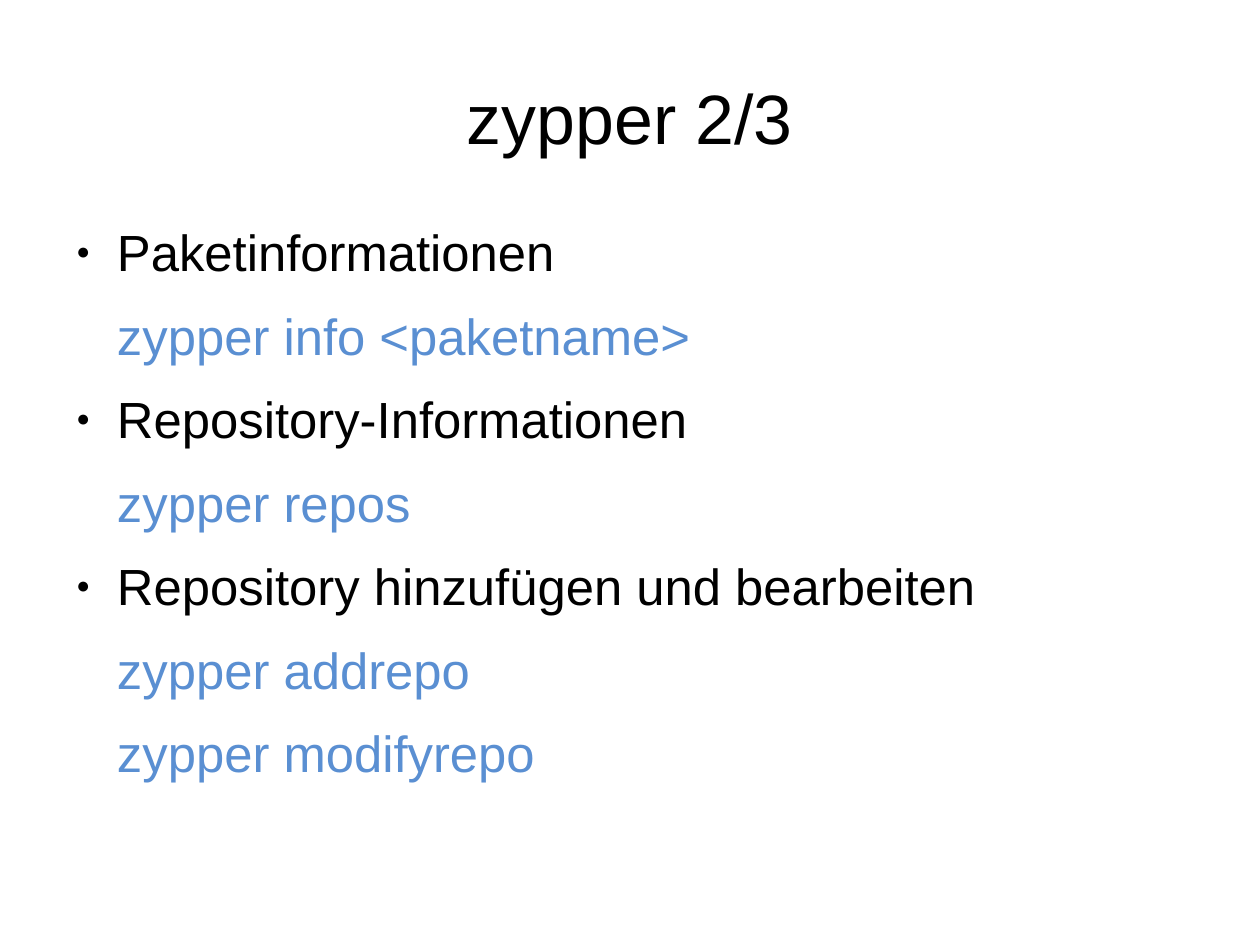
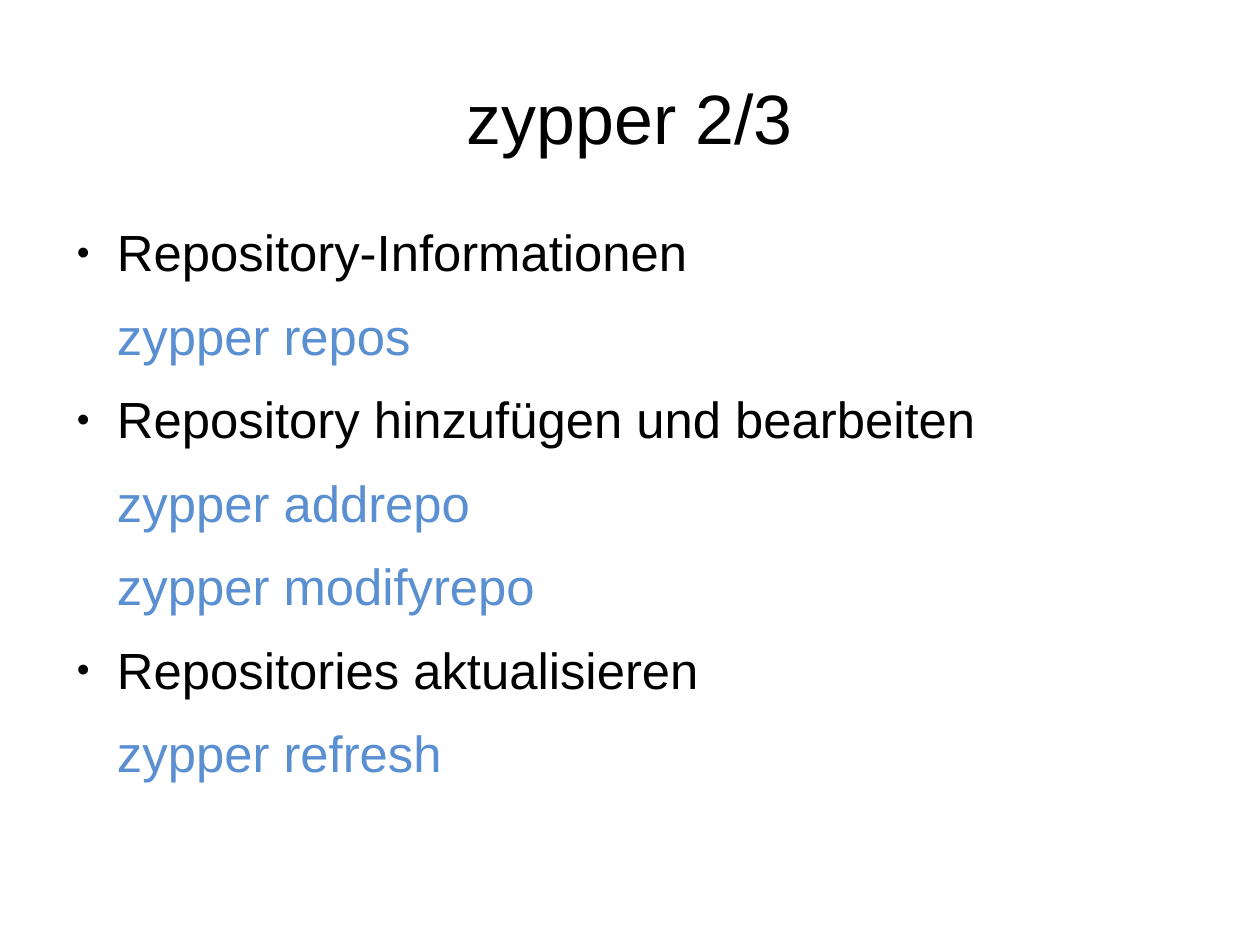
Before and after one commit to adfinis/adsy-trainings, a slide deck: slide 6 of SSA_SUSE-System-Administration/1005_zypper/modul_zypper_1005_01_slides.odp. Drawn at 1260x945 pixels with LibreOffice and Linux fonts; fonts in the diff are those of the drawing. Boxes give left, top, right and bottom in pixels: in the first picture for what was removed or moved away, otherwise in the second. Text is boxed around its words. In the diff, an @@ line names an element or a change of style, - is before the commit and + after.

```diff
--- a/SSA_SUSE-System-Administration/1005_zypper/modul_zypper_1005_01_slides.odp
+++ b/SSA_SUSE-System-Administration/1005_zypper/modul_zypper_1005_01_slides.odp
@@ text at box(117, 234, 690, 365): paragraphs removed @@
-● Paketinformationen
-zypper info <paketname>
@@ text at box(117, 652, 698, 783): paragraphs added @@
+● Repositories aktualisieren
+zypper refresh
```
Also in this commit, not shown: 1 other slide changed, 1 other file.
